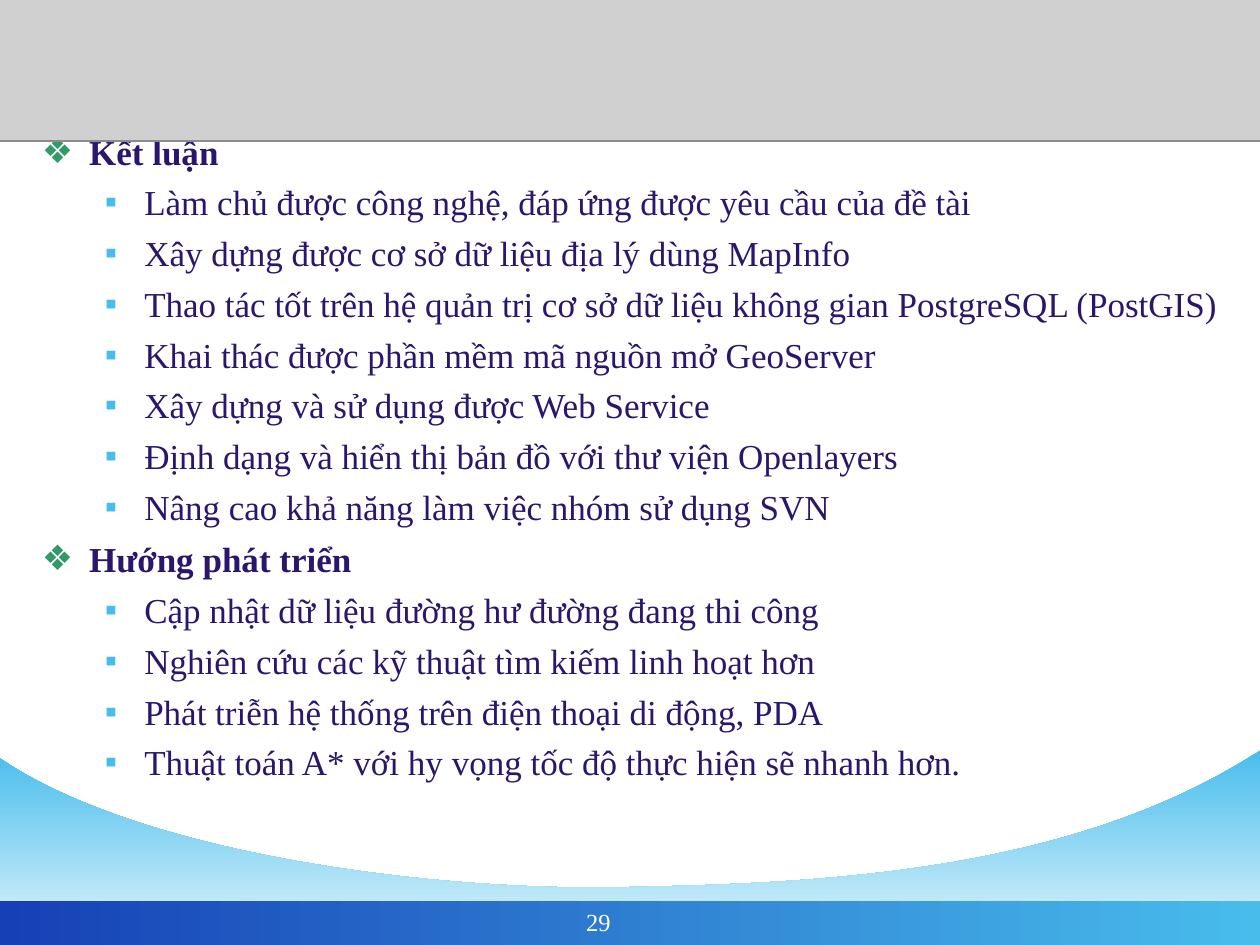
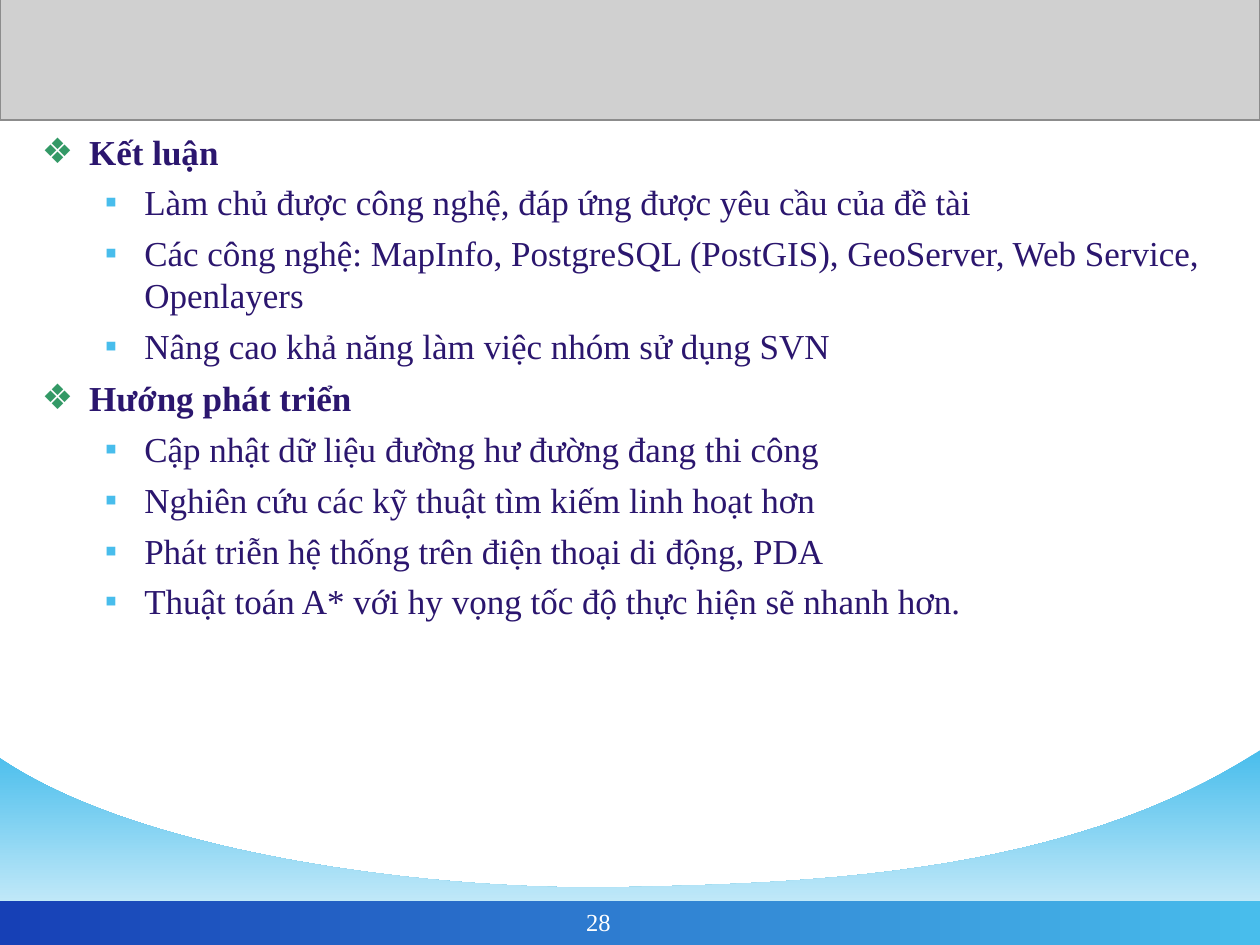
Before and after one commit to phamngsinh/cantho-webgis, a slide deck: slide 28 of Document/Bao Cao/BaoCaoLuanVan3.ppt (slide 29 before the commit). Drawn at 1260x945 pixels with LibreOffice and Linux fonts; fonts in the diff are those of the drawing; grey boxes stand for pictures; background and template pictures are left out. Boxes give left, top, right and bottom in pixels: in the first picture for what was removed or moved away, otherwise in the second. Text is boxed around its words. In the diff, an @@ line names an element or a change of style, - is before the commit and + after.

```diff
--- a/Document/Bao Cao/BaoCaoLuanVan3.ppt
+++ b/Document/Bao Cao/BaoCaoLuanVan3.ppt
@@ picture: place and size @@
-picture at <box>0,0,1260,141</box>
+picture at <box>0,0,1260,121</box>
@@ text at <box>144,241,1199,315</box>: text changed @@
-  ▪ Xây dựng được cơ sở dữ liệu địa lý dùng MapInfo
-  ▪ Thao tác tốt trên hệ quản trị cơ sở dữ liệu không gian PostgreSQL (PostGIS)
-  ▪ Khai thác được phần mềm mã nguồn mở GeoServer
-  ▪ Xây dựng và sử dụng được Web Service
-  ▪ Định dạng và hiển thị bản đồ với thư viện Openlayers
+  ▪ Các công nghệ: MapInfo, PostgreSQL (PostGIS), GeoServer, Web Service, Openlayers
@@ page number at <box>586,914,611,932</box>: text changed @@
-29
+28
```
Also in this commit, not shown: 28 other slides changed, 1 slide removed.
